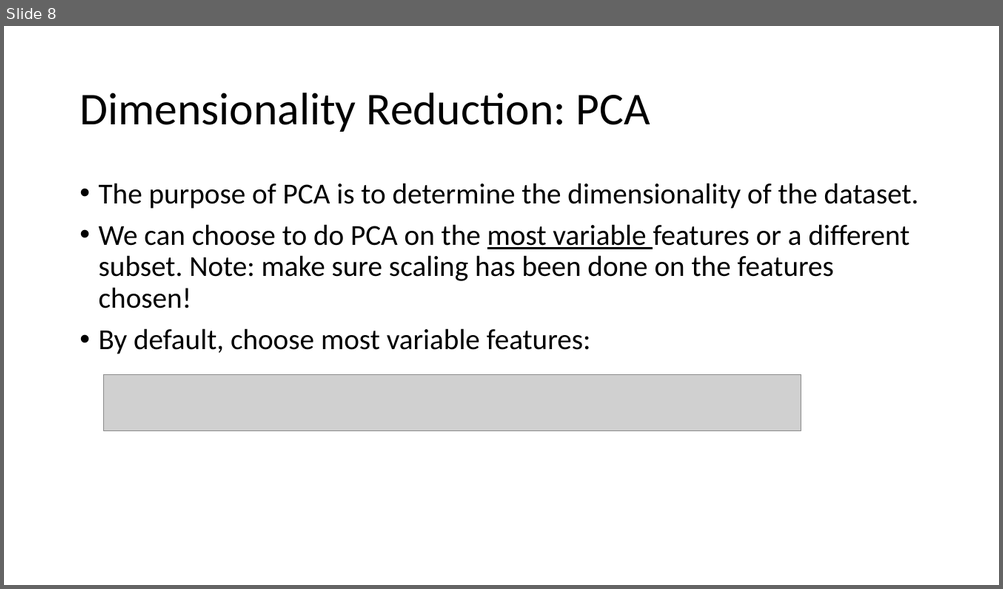
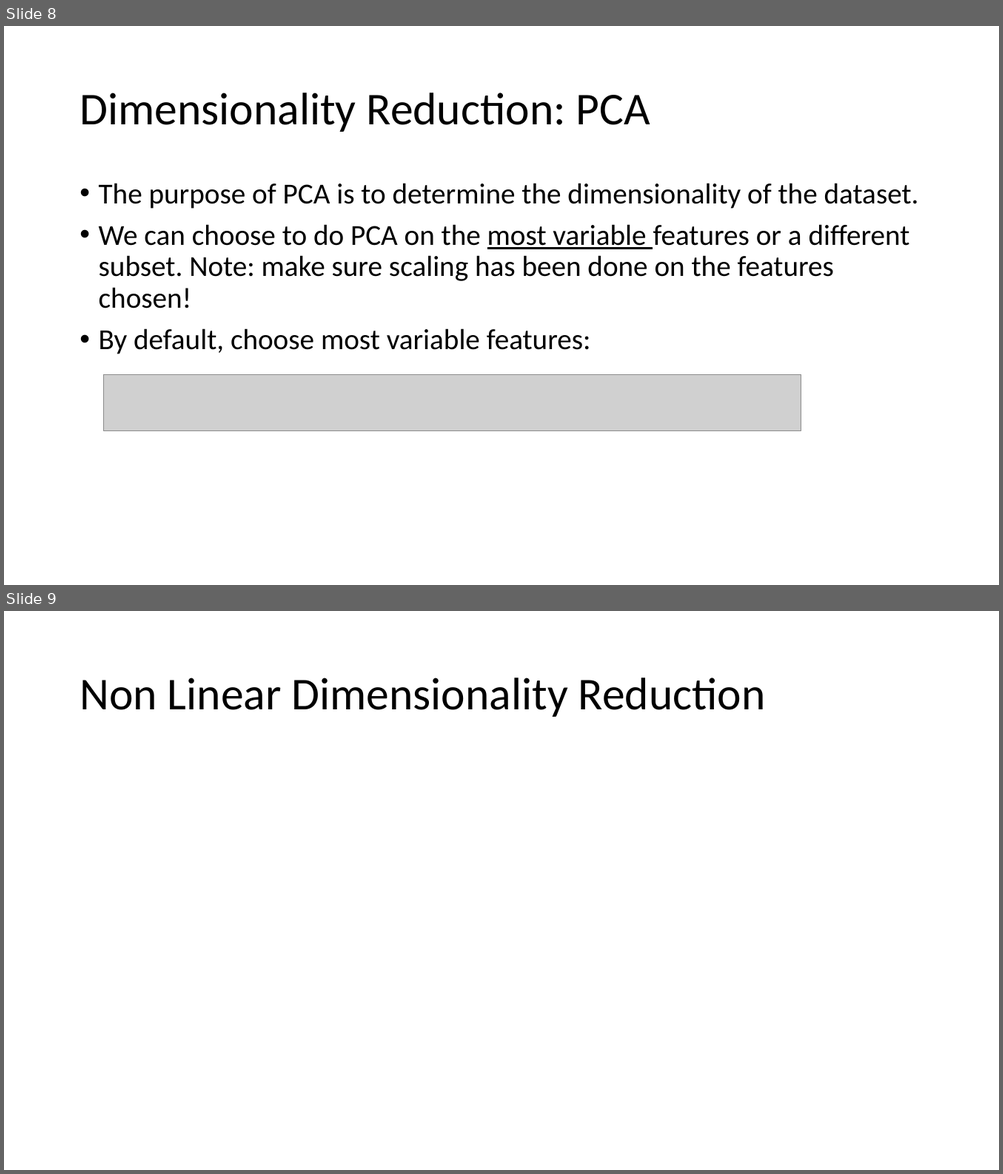
Before and after one commit to AnsgarJordan/scRNAseq, a slide deck: dataPipelineProcess.pptx. Shown one above the other, each under a label of ours: slide 8 before the commit, slides 8 and 9 after it. The pictures are 1003x589 and 1003x1174 pixels, drawn with LibreOffice and Linux fonts; fonts in the diff are those of the drawing; grey boxes stand for pictures. Boxes give left, top, right and bottom in pixels: in the first picture for what was removed or moved away, otherwise in the second. Text is boxed around its words. In the diff, an @@ line names an element or a change of style, - is before the commit and + after.

```diff
--- a/dataPipelineProcess.pptx
+++ b/dataPipelineProcess.pptx
@@ slide 9 added at bbox=[4, 611, 999, 1170], background #FFFFFF @@
@@ title added at bbox=[79, 678, 765, 717], 44 pt, text #000000 @@
+Non Linear Dimensionality Reduction
```
Also in this commit, not shown: 4 slides changed, 6 other slides added, 2 other files.
